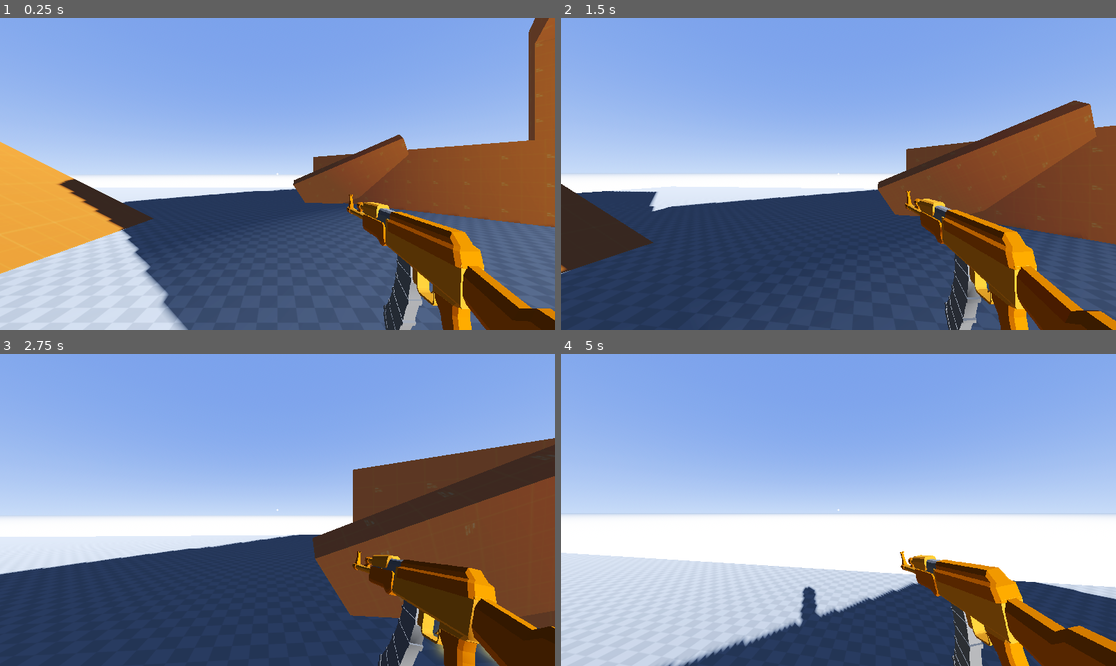
Above: before the commit, frames 1-4 (two rows, left to right).
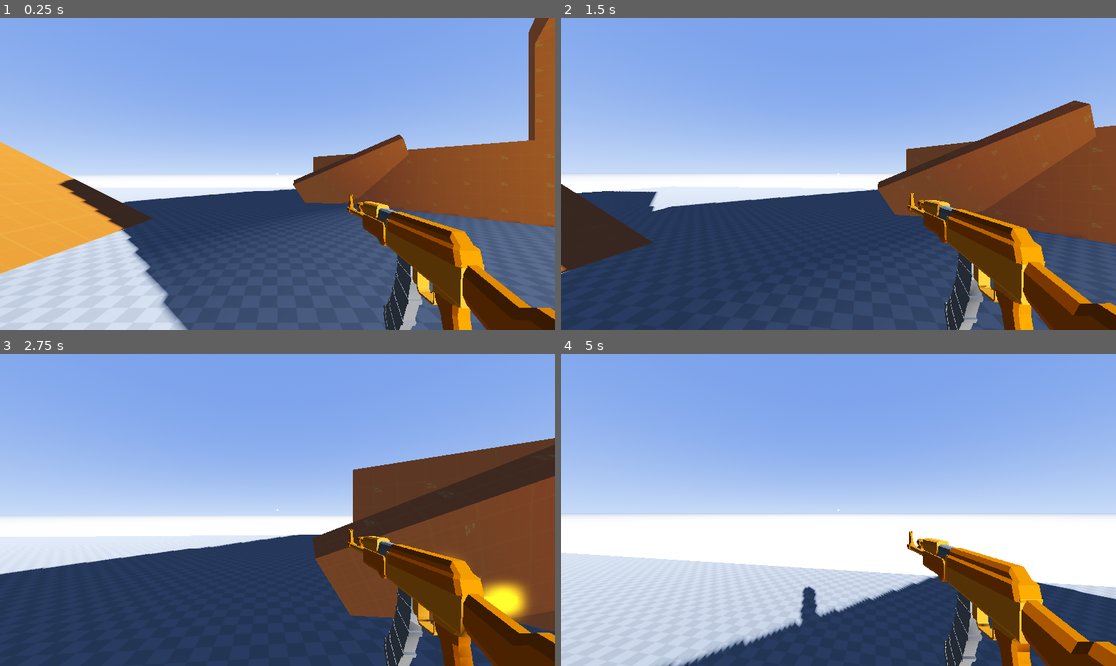
Above: after the commit, the same moments.

Repository: xandwr/deadshot-duels
Game: Godot game, scene res://Scenes/TestWorld.tscn
The game is run twice, just before and just after one commit, with the same random seed, the same clock (stepped at 60 frames per second) and the same inputs. A sky picture missing from this copy of the repository is replaced by a grey-blue gradient.
Inputs (mouse positions are in pixels of both pictures, inside the frame that each line leads up to):
- Up to frame 1 (0.25 s): no input
- Up to frame 2 (1.5 s): move the mouse to (866, 174) at 0.52 s; press the mouse at (866, 174) at 0.53 s; hold W (move_forward) from 0.53 s (still down); tap Space (jump) at 0.77 s; move the mouse to (810, 174) at 1.27 s; release the mouse at (810, 174) at 1.28 s; click (810, 174) at 1.35 s
- Up to frame 3 (2.75 s): keep holding W (move_forward); tap Space (jump) at 1.52 s; move the mouse to (288, 503) at 2.02 s; press the mouse at (288, 503) at 2.03 s
- Up to frame 4 (5 s): keep holding W (move_forward); move the mouse to (832, 516) at 2.77 s; release the mouse at (832, 516) at 2.78 s; click (832, 516) at 2.85 s; tap Space (jump) at 3.02, 3.77, 4.52 s; move the mouse to (877, 513) at 3.52 s; press the mouse at (877, 513) at 3.53 s; move the mouse to (794, 506) at 4.27 s; release the mouse at (794, 506) at 4.28 s; click (794, 506) at 4.35 s

The runs differ from the first frame. In frame 1, 0.2% of the frame differs, in the area x 62-100%, y 58-100%; in frame 2, 3.6%; in frame 3, 4.8%; in frame 4, 5.4%, in the area x 61-100%, y 56-100%.

Commit message:
Fixed sway params + added movement bob

Diff:
--- a/Guns/gun_physical.gd
+++ b/Guns/gun_physical.gd
@@ -1,26 +1,35 @@
 extends Node3D
 
-@onready var player = $"."
+# very bad solution, needs redoing...
+# actually, currently this entire project has terrible design,
+# but i would like to actually get features implemented, so it stays for now.
+@onready var player = $"../../../../../.."
 
 var sway_min = Vector2(-50, -50)
 var sway_max = Vector2(50, 50)
 var sway_speed_position = 0.04
-var sway_speed_rotation = 0.04
-var sway_amount_position = 0.005
-var sway_amount_rotation = 30.0
+var sway_speed_rotation = 0.03
+var sway_amount_position = 0.05
+var sway_amount_rotation = 25.0
 
 var idle_sway_adjustment = 10.0
 var idle_sway_rotation_strength = 300.0
 var random_sway_amount = 5.0
 var sway_noise = NoiseTexture2D.new()
-var sway_speed = 1.2
+var sway_speed = 1.4
 var random_sway = Vector2()
 var sway_time = 0.0
+
+var bob_speed = 7.0
+var hbob_amount = 1
+var vbob_amount = 1
+var weapon_bob_amount = Vector2()
+var bob_time = 0.0
 
 var weapon_position
 var weapon_rotation
 
-var mouse_movement = Vector2.ZERO
+var mouse_movement = Vector2()
 
 
 func _ready() -> void:
@@ -34,6 +43,10 @@
 		mouse_movement = event.relative
 
 
+func _process(delta: float) -> void:
+	mouse_movement = Vector2.ZERO # Reset the mouse movement each frame to prevent tab-out issues
+
+
 func _physics_process(delta: float) -> void:
 	# Rough implementation of weapon sway
 	# These values actually feel pretty nice, might just keep them long-term
@@ -44,10 +57,25 @@
 	random_sway.x = sin(sway_time * 1.5 + sway_random_adjusted) / random_sway_amount
 	random_sway.y = sin(sway_time - sway_random_adjusted) / random_sway_amount
 
+	bob_time += delta
+	weapon_bob_amount.x = sin(bob_time * bob_speed) * hbob_amount
+	weapon_bob_amount.y = abs(cos(bob_time * bob_speed) * vbob_amount)
+
 	mouse_movement = mouse_movement.clamp(sway_min, sway_max)
-	position.y = lerp(position.x, weapon_position.x - (mouse_movement.x * sway_amount_position + random_sway.x) * delta, sway_speed_position)
-	position.x = lerp(position.y, weapon_position.y + (mouse_movement.y * sway_amount_position + random_sway.y) * delta, sway_speed_position)
-	rotation_degrees.x = lerp(rotation_degrees.x, weapon_rotation.y + (mouse_movement.x * sway_amount_rotation + (random_sway.y * idle_sway_rotation_strength)) * delta, sway_speed_rotation)
+
+	# NOTE:
+	# Because of the way I imported the weapon models, the orientation is all fucked up.
+	# This means that the weapon 'y' position controls horiz. movement, and the 'z' controls vert.
+	# Will fix this eventually.
+	if player.is_moving_on_ground:
+		position.y = lerp(position.y, weapon_position.x - (mouse_movement.x * sway_amount_position + random_sway.x + weapon_bob_amount.x) * delta, sway_speed_position)
+		position.z = lerp(position.z, weapon_position.y + (mouse_movement.y * sway_amount_position + random_sway.y + weapon_bob_amount.y) * delta, sway_speed_position)
+	else:
+		bob_time = 0.0
+		position.y = lerp(position.y, weapon_position.x - (mouse_movement.x * sway_amount_position + random_sway.x) * delta, sway_speed_position)
+		position.z = lerp(position.z, weapon_position.y + (mouse_movement.y * sway_amount_position + random_sway.y) * delta, sway_speed_position)
+
+	rotation_degrees.x = lerp(rotation_degrees.x, weapon_rotation.y - (mouse_movement.x * sway_amount_rotation + (random_sway.y * idle_sway_rotation_strength)) * delta, sway_speed_rotation)
 	rotation_degrees.y = lerp(rotation_degrees.y, weapon_rotation.x - (mouse_movement.y * sway_amount_rotation + (random_sway.x * idle_sway_rotation_strength)) * delta, sway_speed_rotation)
 
 
--- a/player.gd
+++ b/player.gd
@@ -20,6 +20,9 @@
 @onready var subviewport: SubViewport = $SubViewportContainer/SubViewport
 @onready var subviewport_camera: Camera3D = $SubViewportContainer/SubViewport/Camera3D
 
+var is_moving_on_ground: bool = false
+var input_direction: Vector2 = Vector2.ZERO
+
 var shoot_sounds: Array[AudioStream] = [
 	load("res://Sounds/rifle_shot_1.mp3")
 ]
@@ -36,6 +39,8 @@
 
 
 func _physics_process(delta: float) -> void:
+	is_moving_on_ground = (input_direction != Vector2.ZERO) and is_on_floor()
+
 	_handle_movement(delta)
 
 	if Input.is_action_pressed("shoot"):
@@ -50,16 +55,15 @@
 	if not is_on_floor():
 		velocity += get_gravity() * delta
 
-	var direction = Vector3(
+	input_direction = Vector2(
 		Input.get_action_strength("move_right") - Input.get_action_strength("move_left"),
-		0.0,
 		Input.get_action_strength("move_forward") - Input.get_action_strength("move_backward")
 	).normalized()
 
 	var forward = -global_transform.basis.z
 	var right = global_transform.basis.x
 
-	var world_direction = (right * direction.x + forward * direction.z).normalized()
+	var world_direction = (right * input_direction.x + forward * input_direction.y).normalized()
 
 	var target_velocity = world_direction * move_speed
 
